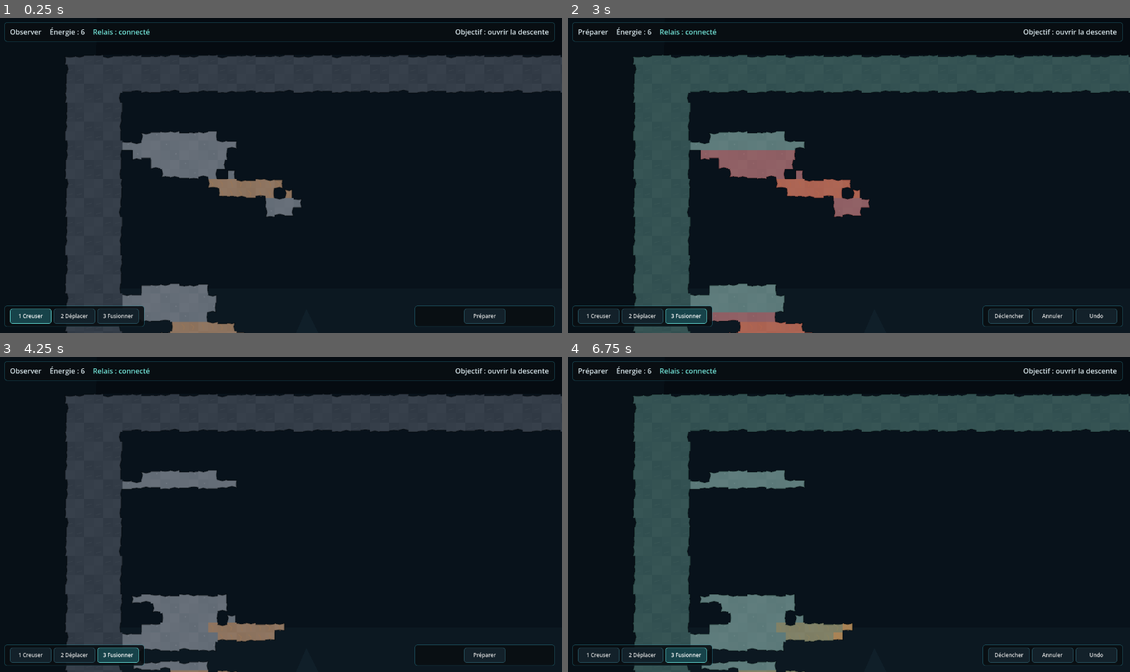
Above: before the commit, frames 1-4 (two rows, left to right).
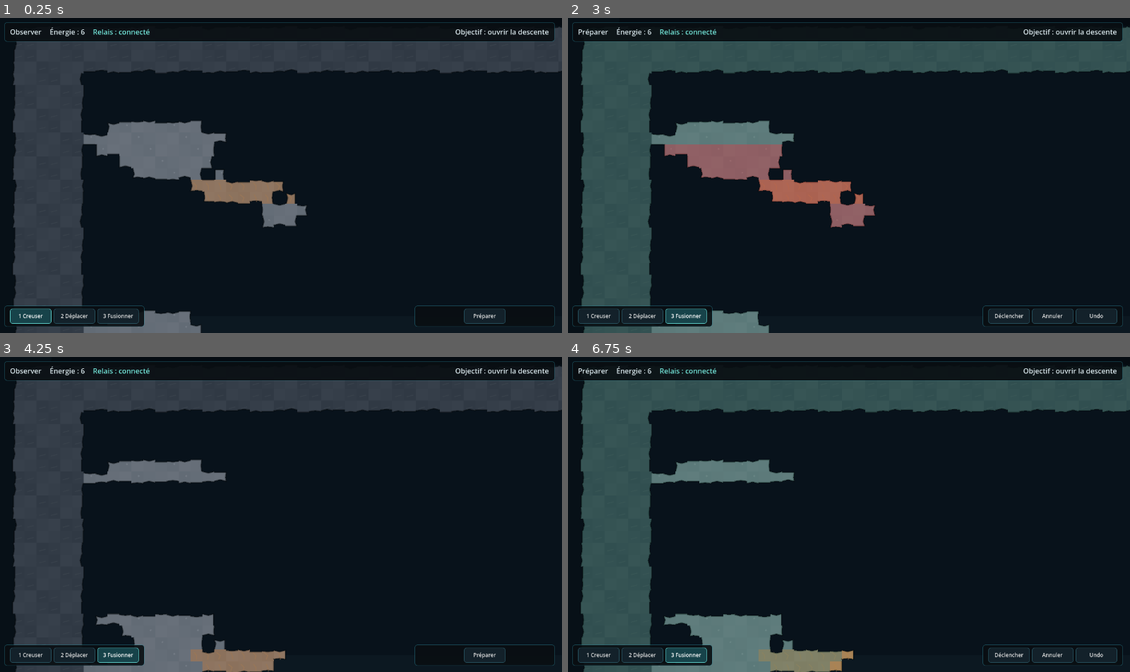
Above: after the commit, the same moments.

Repository: devjonathan1999-del/Project-Digger
Game: Godot game, scene res://scenes/main.tscn
The game is run twice, just before and just after one commit, with the same random seed, the same clock (stepped at 60 frames per second) and the same inputs.
Inputs:
- Up to frame 1 (0.25 s): no input
- Up to frame 2 (3 s): click "1 Creuser" at 0.5 s; click "2 Déplacer" at 1.25 s; click "3 Fusionner" at 2 s; click "Préparer" at 2.75 s
- Up to frame 3 (4.25 s): click "Déclencher" at 3.5 s
- Up to frame 4 (6.75 s): click "1 Creuser" at 4.25 s; click "2 Déplacer" at 5 s; click "3 Fusionner" at 5.75 s; click "Préparer" at 6.5 s

The runs differ from the first frame. In frame 1, 27% of the frame differs, in the area x 2-100%, y 2-100%; in frame 2, 28%; in frame 3, 27%; in frame 4, 27%.

Commit message:
feat: use closer initial cave framing

Diff:
--- a/scenes/vertical_slice.tscn
+++ b/scenes/vertical_slice.tscn
@@ -27,7 +27,7 @@
 
 [node name="GameCamera" type="Camera2D" parent="."]
 enabled = true
-zoom = Vector2(1.35, 1.35)
+zoom = Vector2(1.68, 1.68)
 script = ExtResource("6_camera")
 
 [node name="GameInput" type="Node" parent="."]
